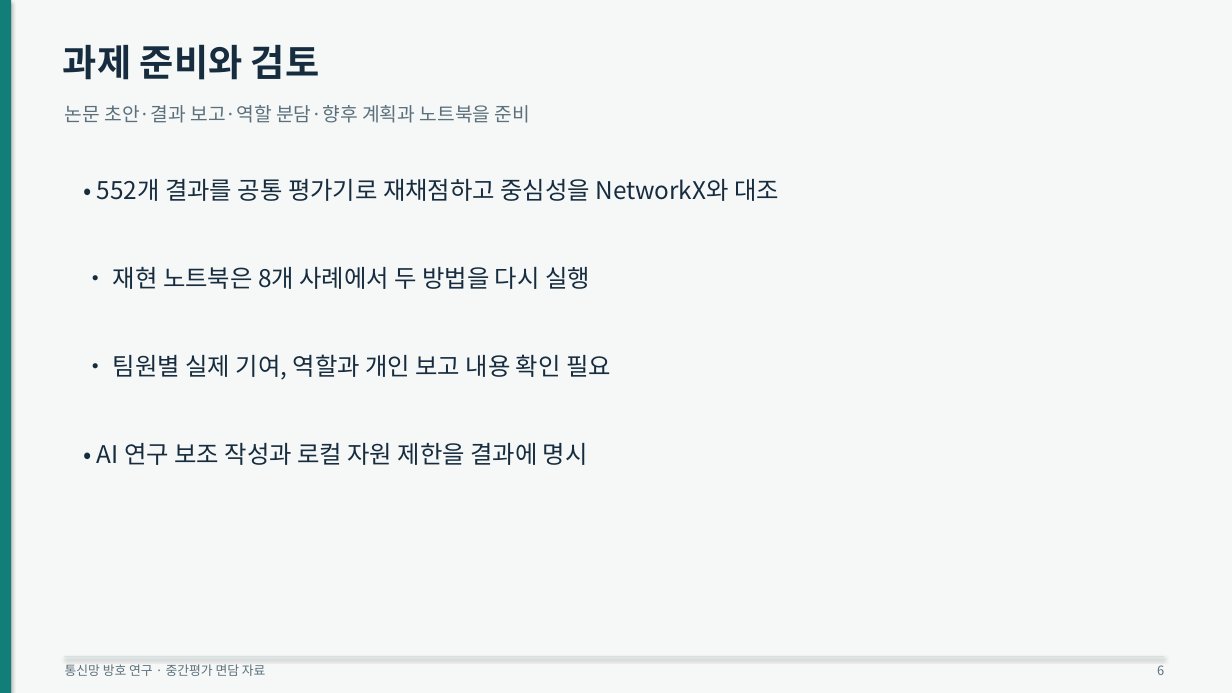
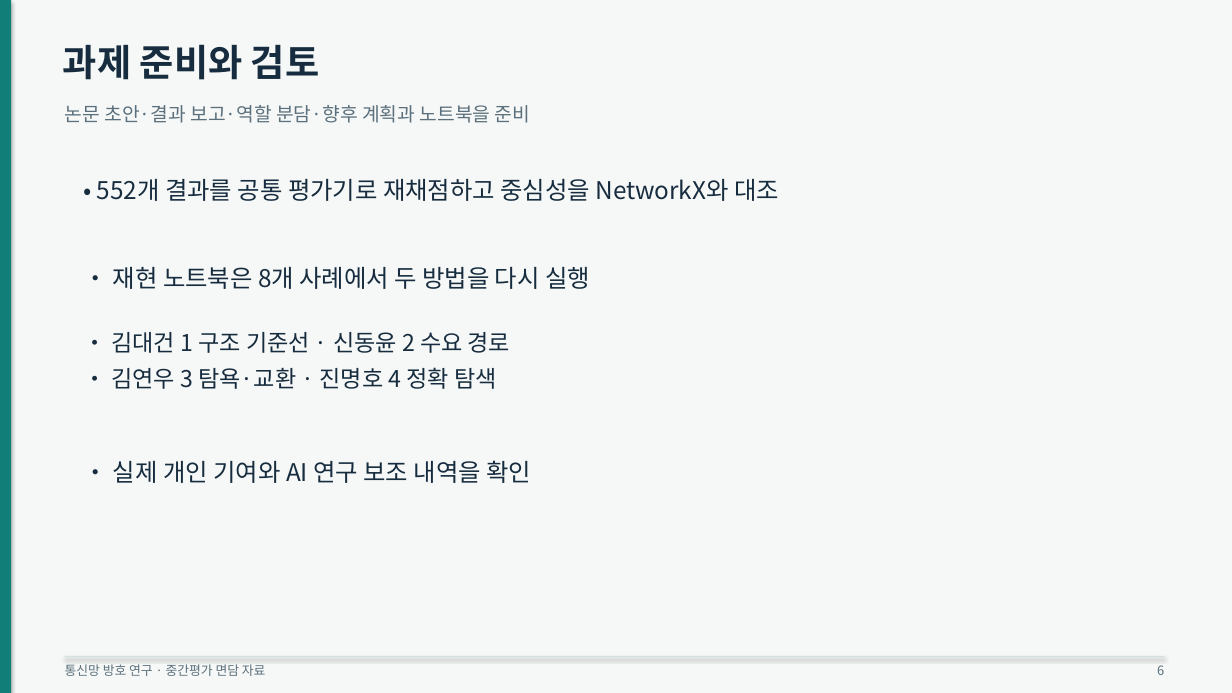
Before and after one commit to d86729/os-project-26-2, a slide deck: slide 6 of presentation/면담자료.pptx. Drawn at 1232x693 pixels with LibreOffice and Linux fonts; fonts in the diff are those of the drawing. Boxes give left, top, right and bottom in pixels: in the first picture for what was removed or moved away, otherwise in the second. Text is boxed around its words. In the diff, an @@ line names an element or a change of style, - is before the commit and + after.

Commit message:
Record presentation roles and prepare checklist

```diff
--- a/presentation/면담자료.pptx
+++ b/presentation/면담자료.pptx
@@ text at [111,332,511,389]: text changed; size 19 to 18 pt @@
-• 팀원별 실제 기여, 역할과 개인 보고 내용 확인 필요
+• 김대건 1 구조 기준선 · 신동윤 2 수요 경로
+• 김연우 3 탐욕·교환 · 진명호 4 정확 탐색
@@ text at [113,460,531,483]: text changed @@
-• AI 연구 보조 작성과 로컬 자원 제한을 결과에 명시
+• 실제 개인 기여와 AI 연구 보조 내역을 확인
```
Also in this commit, not shown: 5 other files.
